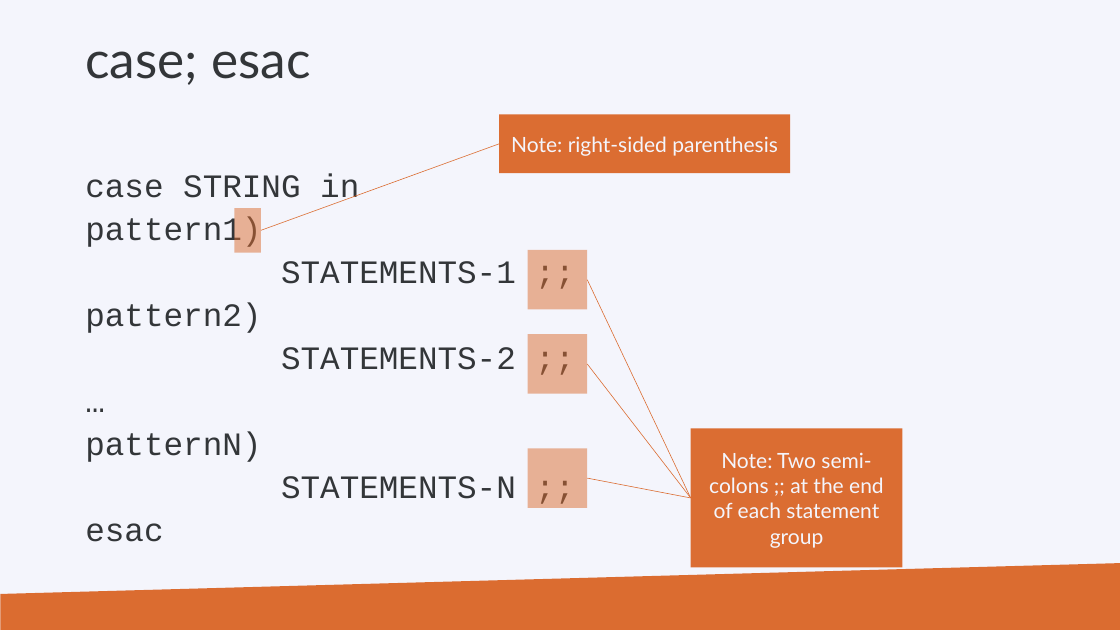
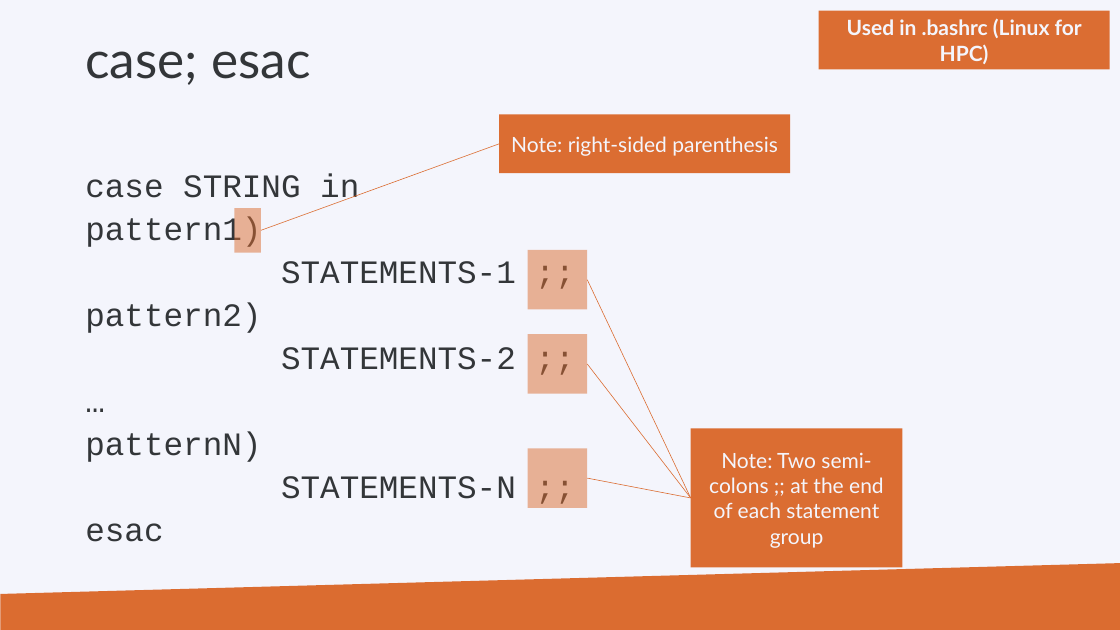
Before and after one commit to hpcleuven/Linux-scripting, a slide deck: slide 105 of Linux-scripting.pptx. Drawn at 1120x630 pixels with LibreOffice and Linux fonts; fonts in the diff are those of the drawing; background and template pictures are left out. Boxes give left, top, right and bottom in pixels: in the first picture for what was removed or moved away, otherwise in the second. Text is boxed around its words. In the diff, an @@ line names an element or a change of style, - is before the commit and + after.

```diff
--- a/Linux-scripting.pptx
+++ b/Linux-scripting.pptx
@@ rectangle added at (818, 11, 1109, 70), fill #DB6D32, 18 pt, text #F4F5FC, bold @@
+Used in .bashrc (Linux for HPC)
```
Also in this commit, not shown: 18 other slides changed, 1 other file.
